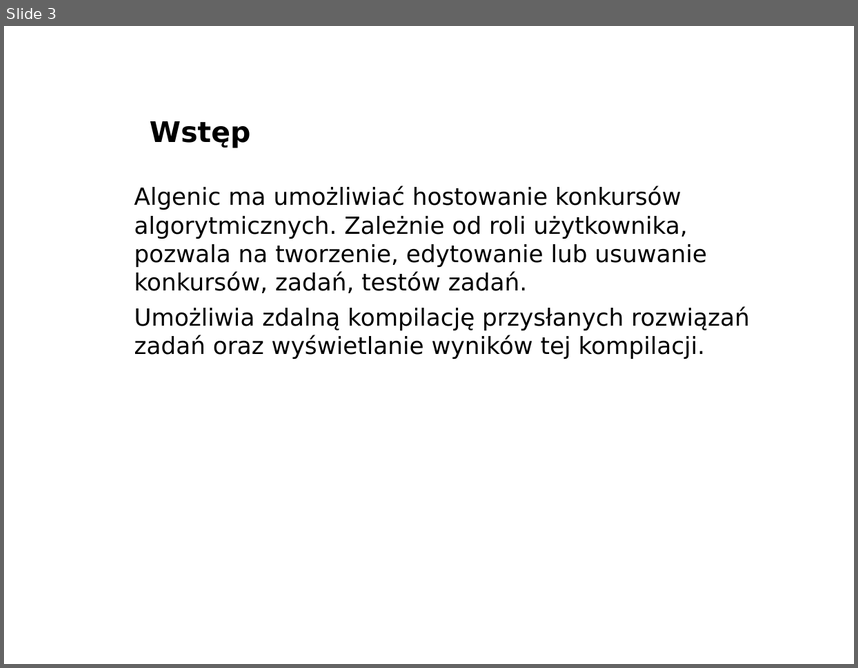
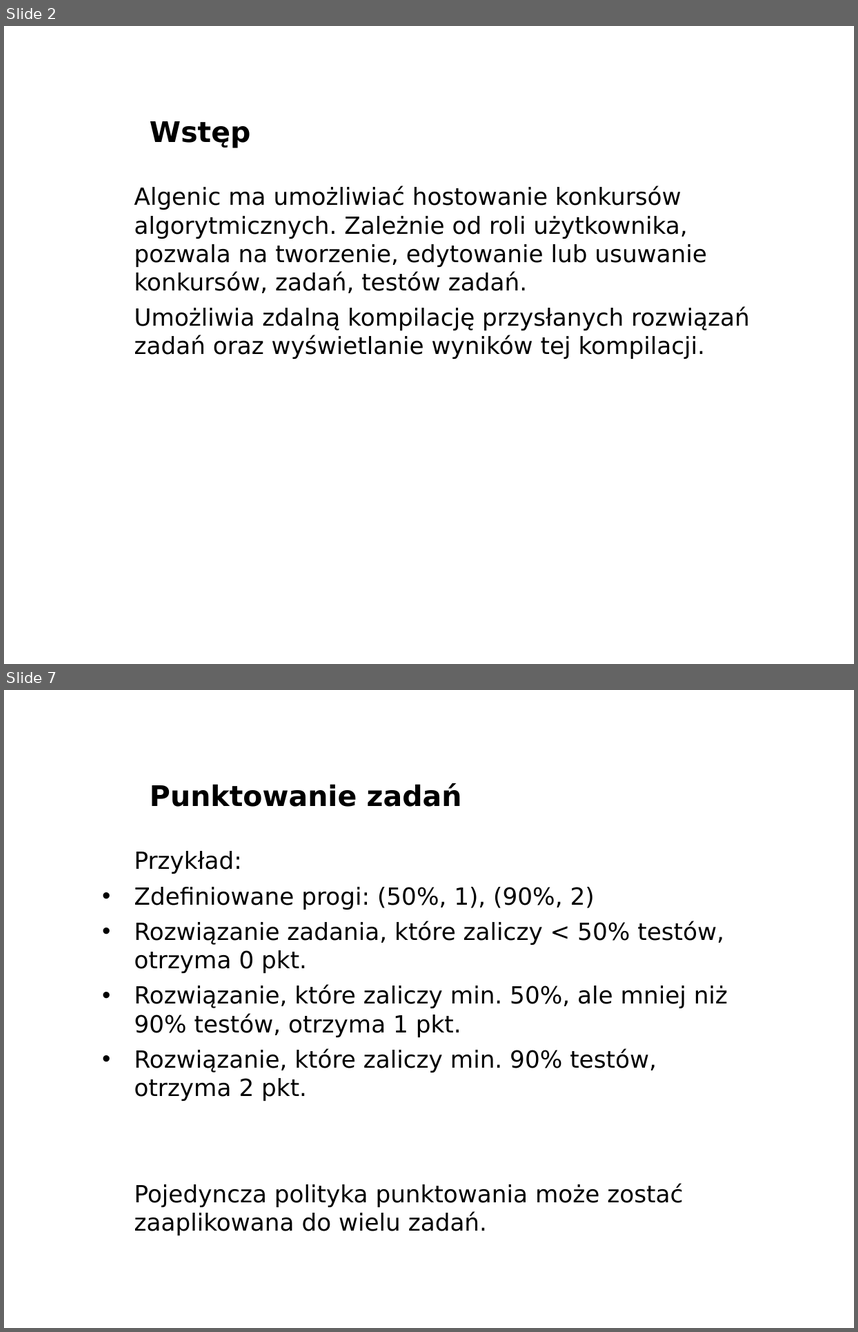
Before and after one commit to marax27/Algenic, a slide deck: docs/Presentation/AlgenicPresentation.odp. Shown one above the other, each under a label of ours: slide 3 before the commit, slides 2 and 7 after it; the slides between them are not shown. The pictures are 858x668 and 858x1332 pixels, drawn with LibreOffice and Linux fonts; fonts in the diff are those of the drawing; background and template pictures are left out. Boxes give left, top, right and bottom in pixels: in the first picture for what was removed or moved away, otherwise in the second. Text is boxed around its words. In the diff, an @@ line names an element or a change of style, - is before the commit and + after.

```diff
--- a/docs/Presentation/AlgenicPresentation.odp
+++ b/docs/Presentation/AlgenicPresentation.odp
@@ slide 7 added at bbox=[4, 690, 854, 1328], background picture (left out) @@
@@ title added at bbox=[150, 783, 462, 807], 24 pt, text #000000, bold @@
+Punktowanie zadań
@@ text added at bbox=[134, 851, 728, 1235], 20 pt, text #000000 @@
+Przykład:
+• Zdefiniowane progi: (50%, 1), (90%, 2)
+• Rozwiązanie zadania, które zaliczy < 50% testów, otrzyma 0 pkt.
+• Rozwiązanie, które zaliczy min. 50%, ale mniej niż 90% testów, otrzyma 1 pkt.
+• Rozwiązanie, które zaliczy min. 90% testów, otrzyma 2 pkt.
+Pojedyncza polityka punktowania może zostać zaaplikowana do wielu zadań.
@@ text added at bbox=[714, 1305, 854, 1328], 11 pt, text #FFFFFF, bold @@
+www.agh.edu.pl
@@ what was slide 3 is now slide 2 @@
```
Also in this commit, not shown: 9 other slides added, 4 slides removed, 3 other files.
